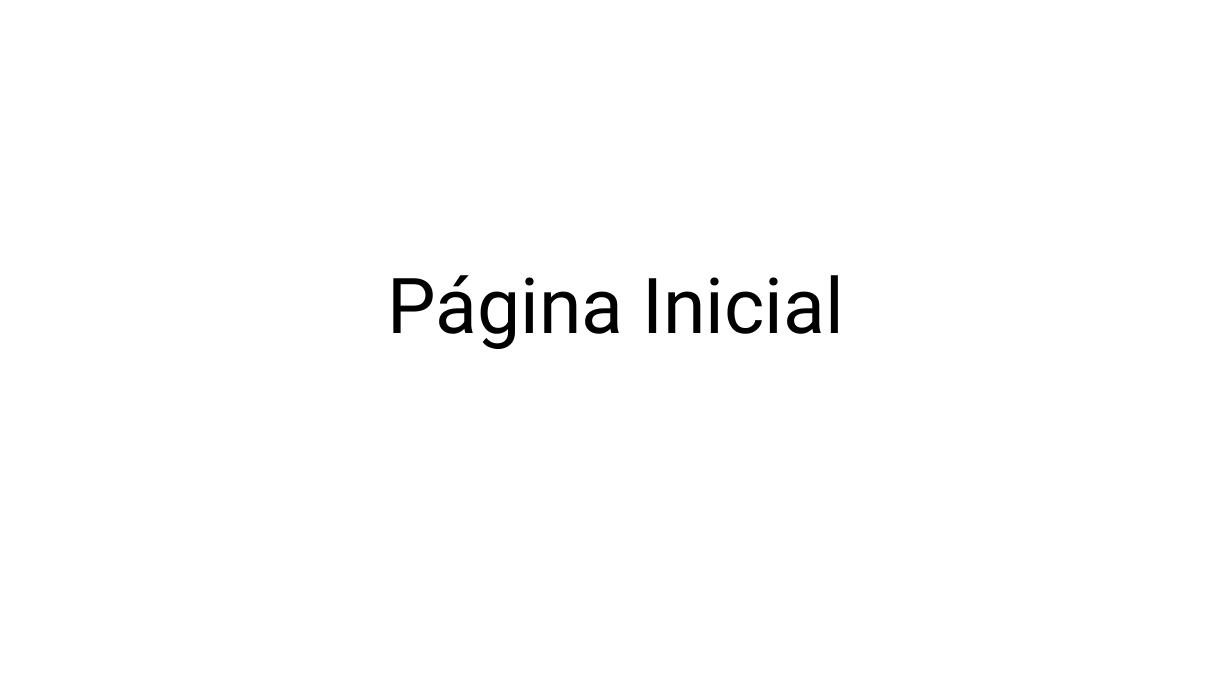
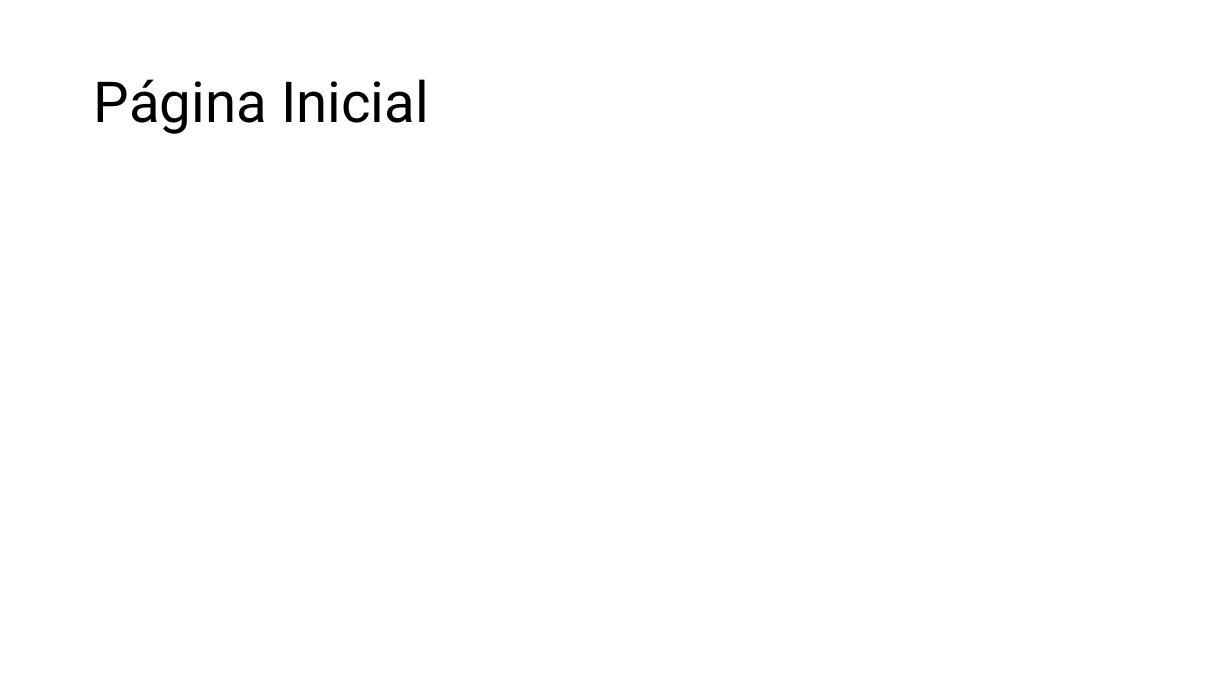
Before and after one commit to KikoSoares-DataDriven/Desafio-DIo---Analisando-dados-de-um-Dashboard-de-Vendas-no-Power-BI, a slide deck: slide 1 of Arquivos/Desafio - Sample Finanças.pptx. Drawn at 1232x693 pixels with LibreOffice and Linux fonts; fonts in the diff are those of the drawing; background and template pictures are left out. Boxes give left, top, right and bottom in pixels: in the first picture for what was removed or moved away, otherwise in the second. Text is boxed around its words. In the diff, an @@ line names an element or a change of style, - is before the commit and + after.

```diff
--- a/Arquivos/Desafio - Sample Finanças.pptx
+++ b/Arquivos/Desafio - Sample Finanças.pptx
@@ title "Página Inicial": place and size @@
-title "Página Inicial" at [387, 275, 845, 349]
+title "Página Inicial" at [94, 79, 429, 134]
@@ title "Página Inicial" at [94, 79, 429, 134]: size 60 to 44 pt; alignment centre to left; vertical alignment bottom to middle @@
```
Also in this commit, not shown: 3 slides added, 2 other files.
